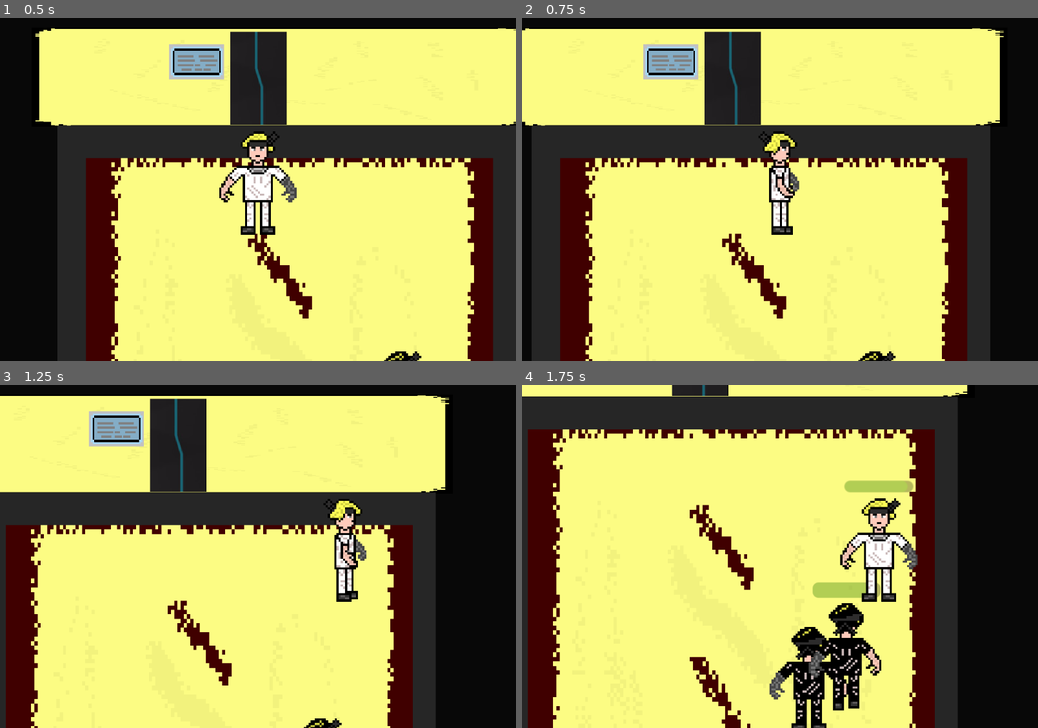
Above: before the commit, frames 1-4 (two rows, left to right).
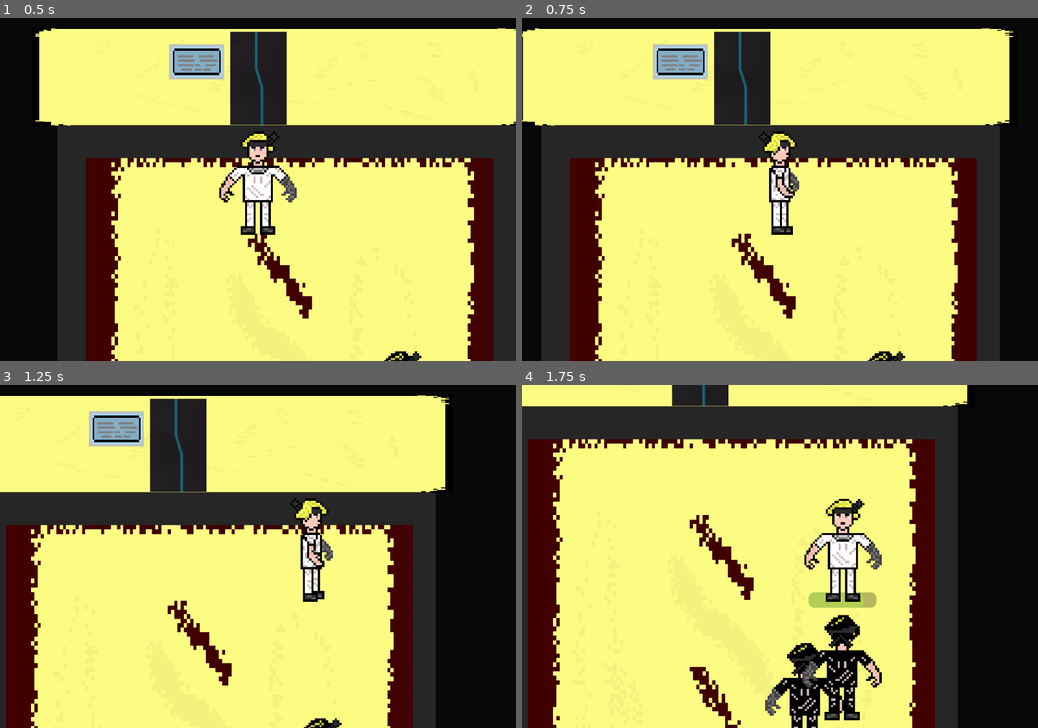
Above: after the commit, the same moments.

Repository: AlhemyD/Another
Game: Godot game, scene res://scenes/K-1/K-1.tscn
The game is run twice, just before and just after one commit, with the same random seed, the same clock (stepped at 60 frames per second) and the same inputs. This scene is started directly instead of the project's main scene.
Inputs:
- Up to frame 1 (0.5 s): no input
- Up to frame 2 (0.75 s): tap Enter at 0.5 s; hold Right (move_right) from 0.53 s (still down); tap X (attack) at 0.6 s
- Up to frame 3 (1.25 s): keep holding Right (move_right)
- Up to frame 4 (1.75 s): release Right (move_right) at 1.28 s; hold Down (move_down) from 1.28 s (still down); tap X (attack) at 1.35 s

Frame 1 is identical in both runs. In frame 2, 11% of the frame differs, in the area x 0-96%, y 3-100%; in frame 3, 2.6%; in frame 4, 16%, in the area x 0-87%, y 1-100%.

Commit message:
minor changes

Diff:
--- a/assets/dialogues/flags.json
+++ b/assets/dialogues/flags.json
@@ -1 +1 @@
-[{"res://assets/dialogues/Комната Сая/Дверь из комнаты Сая.j …(565 unchanged characters)… дор-1)/Табличка с надписью (R-1).json":"false","res://assets/dialogues/Лаборатория (Kоридор-1)/Табличка с надписью (К-2).json":"true","res://assets/dialogues/Отдел по выявлению неполадок (Kоридор-2)/Дверь комнаты Сая.json":"false","res://assets/dialogues/Отдел по выяв …(250 unchanged characters)…
+[{"res://assets/dialogues/Комната Сая/Дверь из комнаты Сая.j …(565 unchanged characters)… дор-1)/Табличка с надписью (R-1).json":"true","res://assets/dialogues/Лаборатория (Kоридор-1)/Табличка с надписью (К-2).json":"true","res://assets/dialogues/Отдел по выявлению неполадок (Kоридор-2)/Дверь комнаты Сая.json":"true","res://assets/dialogues/Отдел по выяв …(250 unchanged characters)…
--- a/scenes/enemy/enemy.gd
+++ b/scenes/enemy/enemy.gd
@@ -3,13 +3,14 @@
 @export var speed = 100
 var player_chase = false
 var player = null
-@export var attack = 10
+@export var damage = 10
 var player_in_range = false
 @export var dead = false
 var queue_freed = false
 @export var enemy_id = 0
 
 var can_take_damage = true
+var attack_in_progress = false
 
 func _ready() -> void:
 	if enemy_id in global.enemies_slain:
@@ -31,6 +32,7 @@
 	move_and_collide(velocity)
 	if dead and not queue_freed:
 		self.queue_free()
+		global.enemies_in_range.erase(enemy_id)
 		queue_freed = true
 	deal_with_damage()
 	update_health()
@@ -52,11 +54,15 @@
 func _on_enemy_hitbox_body_entered(body: CharacterBody2D) -> void:
 	if body.has_method("player"):
 		player_in_range = true
+		global.enemies_in_range[enemy_id]= damage
+		global.enemies_attacking[enemy_id]=true
 
 
 func _on_enemy_hitbox_body_exited(body: CharacterBody2D) -> void:
 	if body.has_method("player"):
 		player_in_range = false
+		global.enemies_in_range.erase(enemy_id)
+		global.enemies_attacking[enemy_id]=false
 
 func deal_with_damage():
 	if player_in_range and global.player_current_attack and can_take_damage:
@@ -68,7 +74,7 @@
 		if hp<=0:
 			dead = true
 			global.enemies_slain.append(enemy_id)
-			print("enemy slain")
+			print("enemy ",enemy_id," slain")
 
 
 func update_health():
--- a/scenes/global/global.gd
+++ b/scenes/global/global.gd
@@ -2,4 +2,6 @@
 
 var player_current_attack = false
 var enemies_slain=[]
+var enemies_in_range={}
+var enemies_attacking={}
 var player_current_damage = 0
--- a/scenes/player/player.gd
+++ b/scenes/player/player.gd
@@ -1,5 +1,5 @@
 extends CharacterBody2D
-@export var speed=250
+@export var speed=200
 @export var hp = 100
 @export var limit_left = -10000000
 @export var limit_top = -10000000
@@ -48,9 +48,9 @@
 		global.player_current_attack=true
 		global.player_current_damage = damage
 	if Input.is_action_pressed("speed_up"):
-		speed = 350
+		speed = 300
 	else:
-		speed = 250
+		speed = 200
 
 
 
@@ -87,7 +87,7 @@
 	update_health()
 	move_and_slide()
 
-	enemy_attack()
+	enemy_attack(10)
 
 	if hp<=0:
 		alive = false #добавить экран смерти
@@ -107,9 +107,9 @@
 		if number_enemy_in_range <= 0:
 			enemy_in_range = false
 
-func enemy_attack():
+func enemy_attack(damage: int):
 	if enemy_in_range and enemy_attack_cooldown:
-		hp = hp - 10
+		hp = hp - damage
 		enemy_attack_cooldown = false
 		$attack_cooldown.start()
 
--- a/scenes/player/player.tscn
+++ b/scenes/player/player.tscn
@@ -121,7 +121,6 @@
 disable_mode = 1
 motion_mode = 1
 script = ExtResource("1_xjxuh")
-speed = 200
 metadata/_edit_group_ = true
 
 [node name="CollisionShape2D" type="CollisionShape2D" parent="."]
